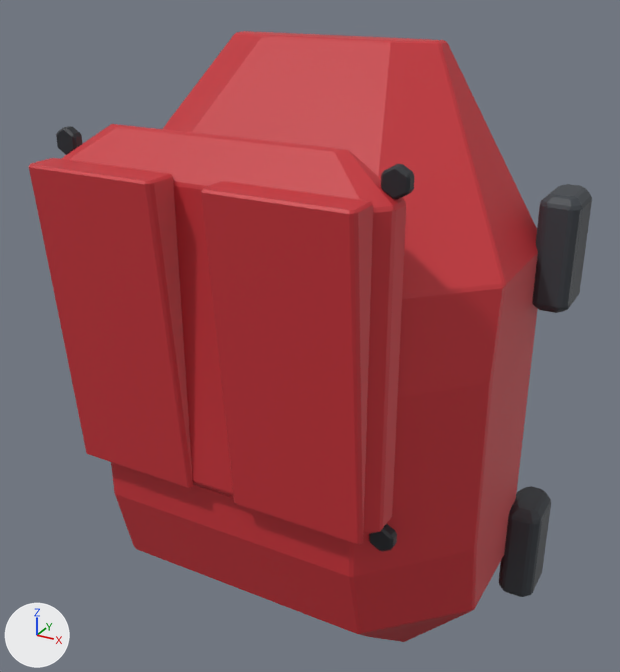
The FBX model Assets/Resources/ClamshellMeshes/ThighFront_Set05_Afterburn.fbx: old version first, new version second.
The view is the same before and after, from a 50 mm lens placed at (0.419, -0.825, 0.436), pointed at (0.014, -0.088, 0.068). The axes (+X, +Y, +Z) are drawn at lower left. The lights are the same throughout. The older version comes first. Where no turn or scale is listed for an object, it has been applied to the vertices.

The first picture shows 'ThighFront_Set05_Afterburn'.
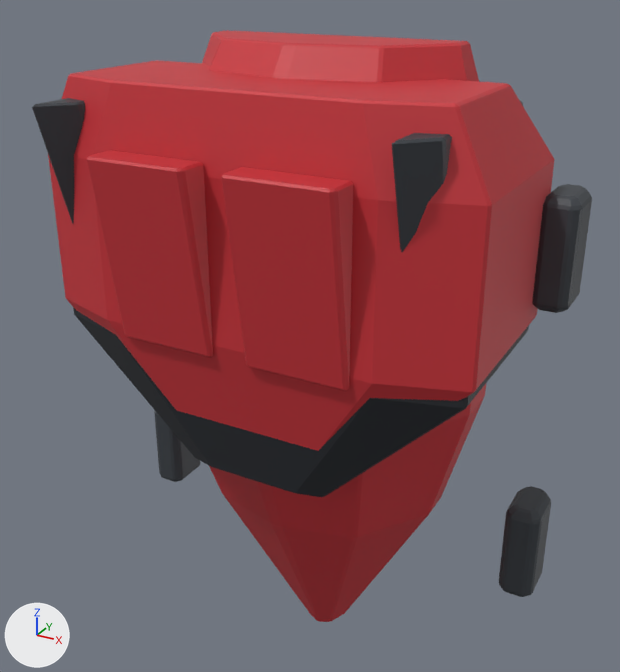
Pixel boxes [x1, y1, x2, y2] of what changed, in the pictures (620 x 672 px; the box of a moved part takes in the faces that stretch with it):
'ThighFront_Set05_Afterburn', reshaped
    before: [29, 31, 592, 642]
    after: [32, 30, 592, 622]
part 1 of me_thighfront_set05_afterburn_001, moved or reshaped
    before: [29, 158, 193, 488]
    after: [87, 150, 213, 357]
part 2 of me_thighfront_set05_afterburn_001, moved or reshaped
    before: [201, 181, 373, 545]
    after: [221, 167, 353, 391]
part 3 of me_thighfront_set05_afterburn_001, rebuilt
    before: [111, 31, 538, 642]
    after: [202, 30, 486, 622]
part 4 of me_thighfront_set05_afterburn_001, added (black)
    after: [73, 307, 529, 497]
part 5 of me_thighfront_set05_afterburn_001, added (red)
    after: [48, 60, 555, 451]
part 6 of me_thighfront_set05_afterburn_001, added
    after: [32, 98, 85, 224]
part 7 of me_thighfront_set05_afterburn_001, added
    after: [392, 101, 523, 252]
part 8 of me_thighfront_set05_afterburn_001, deleted
    before: [56, 126, 415, 551]
part 9 of me_thighfront_set05_afterburn_001, deleted (red)
    before: [61, 124, 406, 535]

The edits, one by one:
me_thighfront_set05_afterburn_001 is used by ob_thighfront_set05_afterburn; location (0.0, 0.0, 0.0).
me_thighfront_set05_afterburn_001 had 876 vertices, 910 faces and spanned x -0.265..0.265, y -0.289..0.03, z -0.365..0.365.
me_thighfront_set05_afterburn_001 now has 816 vertices, 847 faces and spans x -0.265..0.265, y -0.253..0.03, z -0.365..0.365.
me_thighfront_set05_afterburn_001 part 1: the loose piece of 32 vertices spanning x -0.16..-0.024, y -0.289..-0.255, z -0.038..0.272 is scaled about its middle by (0.776, 1.04, 0.596), then moved by (0.02, 0.036, 0.066).
me_thighfront_set05_afterburn_001 part 2: the loose piece of 32 vertices spanning x 0.024..0.16, y -0.289..-0.255, z -0.038..0.272 is scaled about its middle by (0.776, 1.04, 0.596), then moved by (-0.02, 0.036, 0.066).
me_thighfront_set05_afterburn_001 part 3: the loose piece of 84 vertices spanning x -0.23..0.23, y -0.242..0.0, z -0.365..0.365 is rebuilt with 80 vertices and now spans x -0.189..0.189, y -0.202..0.0, z -0.365..0.365.
me_thighfront_set05_afterburn_001 part 4: a new loose piece of 60 vertices spanning x -0.223..0.223, y -0.214..0.0, z -0.062..0.318, in mat_dark (black #23272d).
me_thighfront_set05_afterburn_001 part 5: a new loose piece of 60 vertices spanning x -0.23..0.23, y -0.22..0.0, z -0.044..0.336, in mat_shell (red #c83038).
me_thighfront_set05_afterburn_001 part 6: a new loose piece of 24 vertices spanning x -0.195..-0.165, y -0.24..0.0, z 0.102..0.314, in mat_frame (dark grey #3a3f45).
me_thighfront_set05_afterburn_001 part 7: a new loose piece of 24 vertices spanning x 0.165..0.195, y -0.24..0.0, z 0.102..0.314, in mat_frame (dark grey #3a3f45).
me_thighfront_set05_afterburn_001 part 8: 6 loose pieces with 312 vertices, spanning x -0.178..0.178, y -0.285..-0.22, z -0.06..0.294, are deleted.
Part 9, on me_thighfront_set05_afterburn_001:
80 vertices are removed from x -0.17..0.17, y -0.257..-0.216, z -0.066..0.299.
80 faces are deleted.
Other edits to the shape of me_thighfront_set05_afterburn_001 do not show in these pictures.
